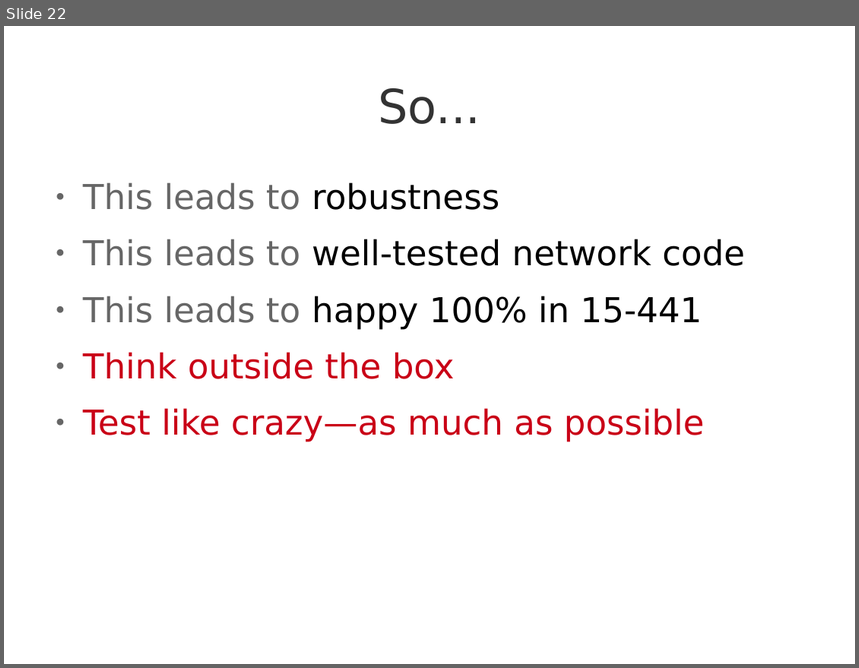
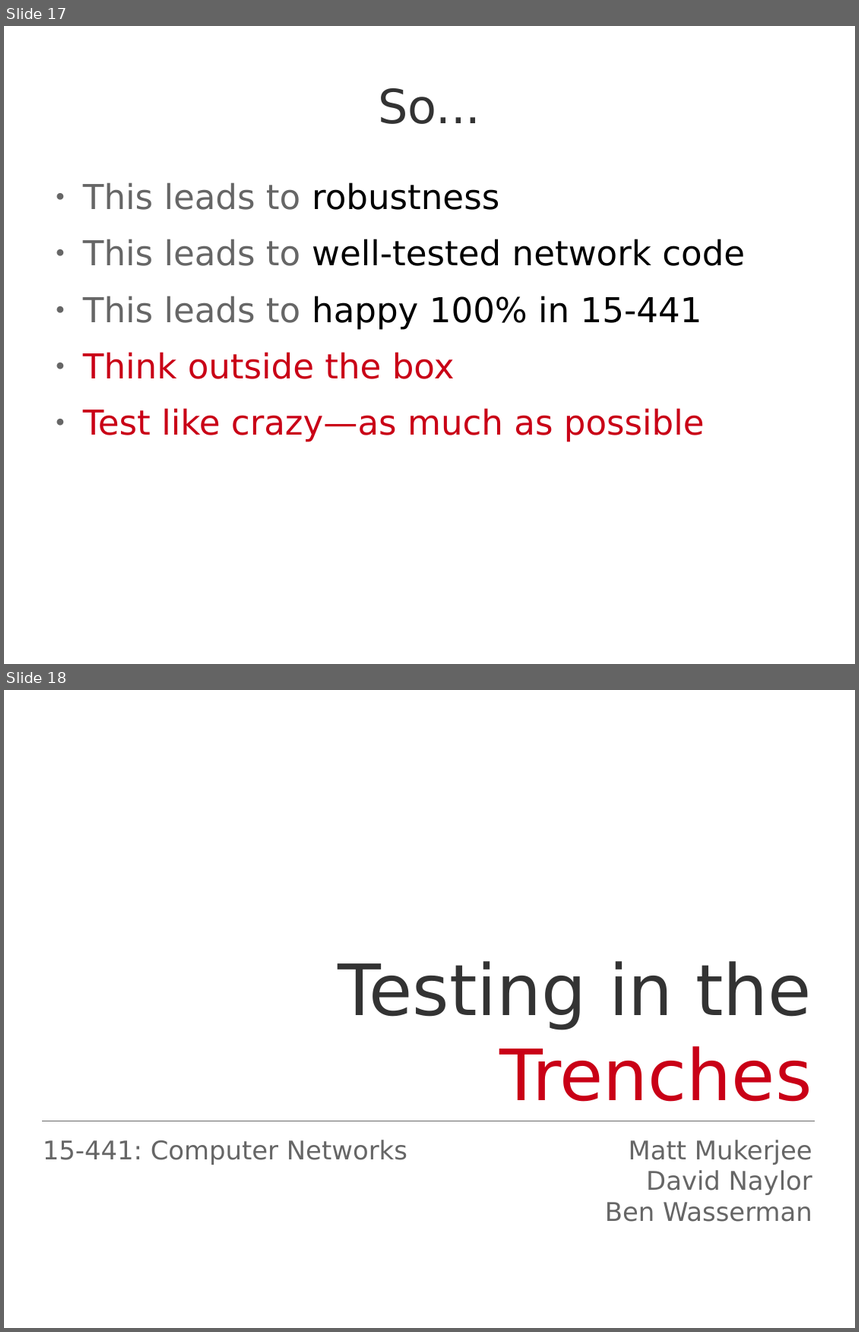
Before and after one commit to Jarvishappy/15-441-Recitation-Sessions, a slide deck: recitation4/src/recitation4-david.odp. Shown one above the other, each under a label of ours: slide 22 before the commit, slides 17 and 18 after it. The pictures are 859x668 and 859x1332 pixels, drawn with LibreOffice and Linux fonts; fonts in the diff are those of the drawing. Boxes give left, top, right and bottom in pixels: in the first picture for what was removed or moved away, otherwise in the second. Text is boxed around its words. In the diff, an @@ line names an element or a change of style, - is before the commit and + after.

```diff
--- a/recitation4/src/recitation4-david.odp
+++ b/recitation4/src/recitation4-david.odp
@@ slide 18 added at (4,690,855,1328), background #FFFFFF @@
@@ subtitle added at (338,961,812,1102), 66 pt, text #333333 @@
+Testing in the Trenches
@@ line added from (43, 1121) to (815, 1121), #666666 0 pt @@
@@ text added at (43,1140,408,1165), 24 pt, text #666666 @@
+15-441: Computer Networks
@@ text added at (605,1140,813,1222), 24 pt, text #666666 @@
+Matt Mukerjee
+David Naylor
+Ben Wasserman
@@ what was slide 22 is now slide 17 @@
```
Also in this commit, not shown: 11 slides changed, 2 other slides added, 15 slides removed, 3 other files.
